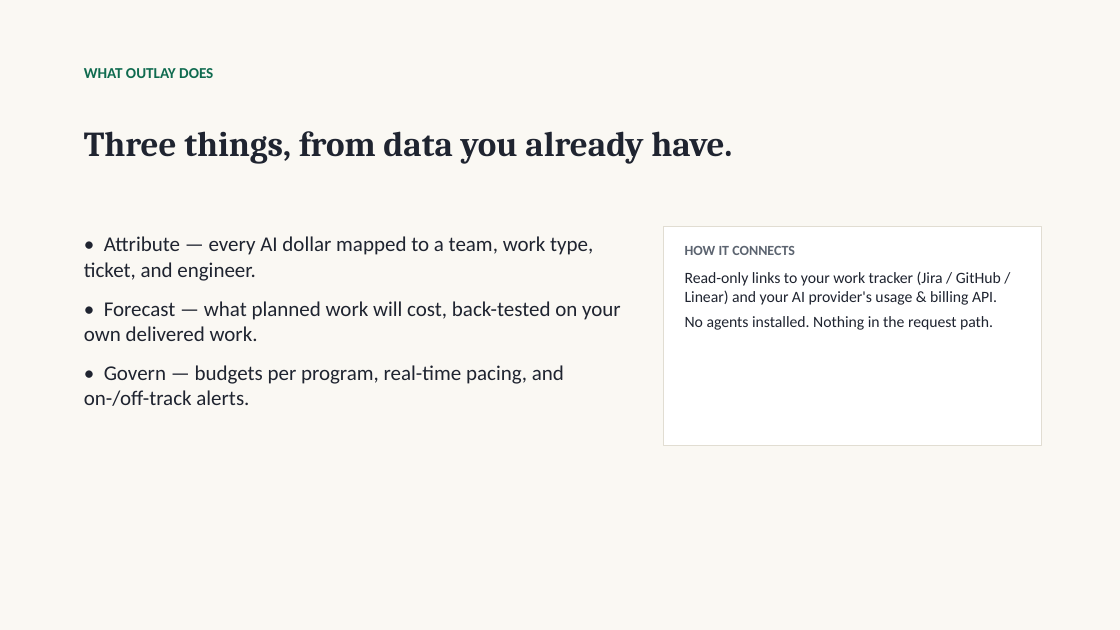
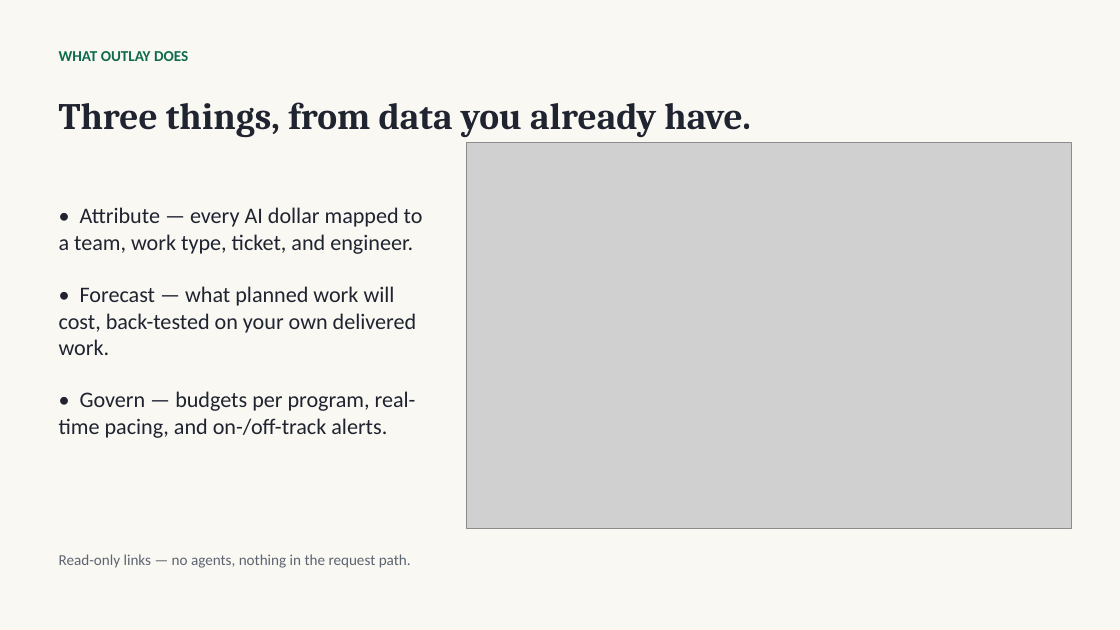
Before and after one commit to krethikram-sudo/options-bot, a slide deck: slide 3 of docs/mhbe-demo-deck.pptx. Drawn at 1120x630 pixels with LibreOffice and Linux fonts; fonts in the diff are those of the drawing; grey boxes stand for pictures. Boxes give left, top, right and bottom in pixels: in the first picture for what was removed or moved away, otherwise in the second. Text is boxed around its words. In the diff, an @@ line names an element or a change of style, - is before the commit and + after.

```diff
--- a/docs/mhbe-demo-deck.pptx
+++ b/docs/mhbe-demo-deck.pptx
@@ text "WHAT OUTLAY DOES" moved from (x1=84, y1=68, x2=213, y2=78) to (x1=59, y1=51, x2=188, y2=61) @@
@@ text "Three things, from data you ..." moved from (x1=84, y1=131, x2=732, y2=164) to (x1=59, y1=102, x2=751, y2=137) @@
@@ text "Three things, from data you ..." at (x1=59, y1=102, x2=751, y2=137): size 30 to 32 pt @@
@@ picture added at (x1=466, y1=143, x2=1071, y2=528) @@
@@ text "• Attribute — every AI ..." moved from (x1=84, y1=236, x2=621, y2=406) to (x1=59, y1=207, x2=423, y2=438) @@
@@ text "• Attribute — every AI ..." at (x1=59, y1=207, x2=423, y2=438): size 18 to 19 pt; more space between paragraphs @@
@@ text "Read-only links — no agents, ..." moved from (x1=664, y1=227, x2=1042, y2=445) to (x1=59, y1=554, x2=411, y2=568) @@
@@ text "Read-only links — no agents, ..." at (x1=59, y1=554, x2=411, y2=568): fill #FFFFFF to none; outline #E1DDD2 1 pt to none @@
@@ text at (x1=59, y1=554, x2=411, y2=568): text changed; size 13.5 to 13 pt; text colour #1F2430 to #5C6470 @@
-HOW IT CONNECTS
-Read-only links to your work tracker (Jira / GitHub / Linear) and your AI provider's usage & billing API.
-No agents installed. Nothing in the request path.
+Read-only links — no agents, nothing in the request path.
```
Also in this commit, not shown: 13 other slides changed, 2 other files.
